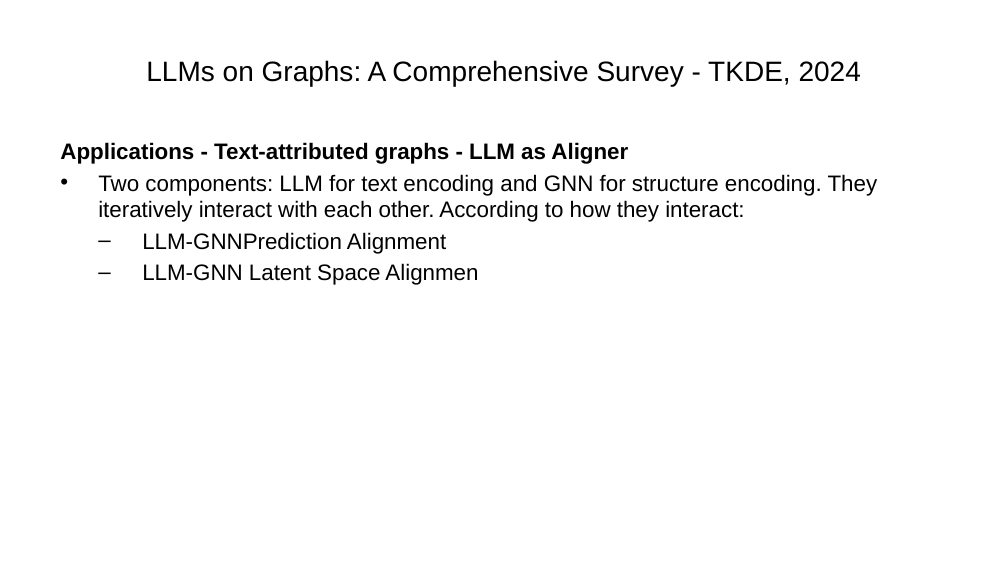
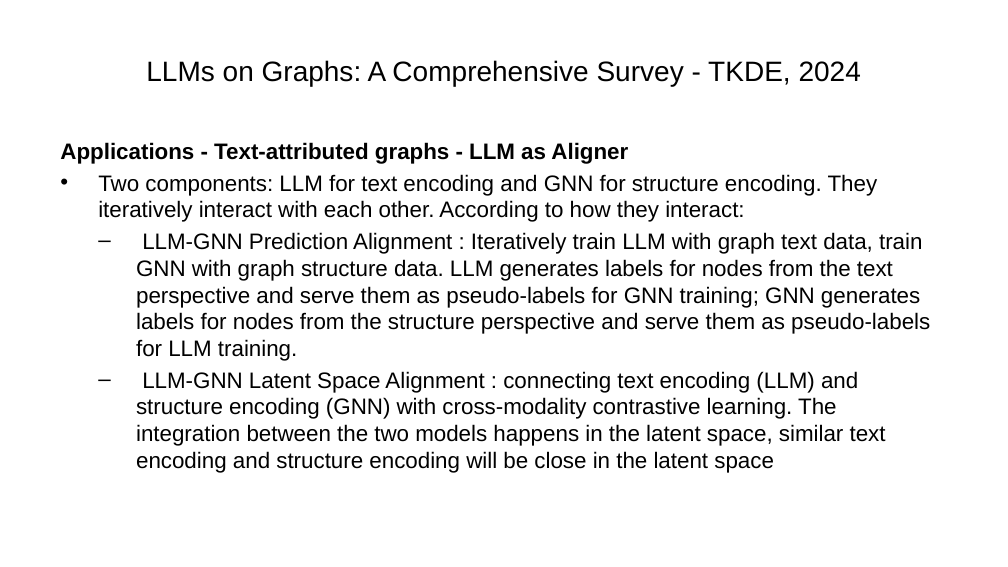
Before and after one commit to ManuelePasini/slides-markdown, a slide deck: slide 10 of graph_llm.pptx. Drawn at 1008x567 pixels with LibreOffice and Linux fonts; fonts in the diff are those of the drawing. Boxes give left, top, right and bottom in pixels: in the first picture for what was removed or moved away, otherwise in the second. Text is boxed around its words. In the diff, an @@ line names an element or a change of style, - is before the commit and + after.

```diff
--- a/graph_llm.pptx
+++ b/graph_llm.pptx
@@ text at (136, 232, 930, 473): text changed @@
-  – LLM-GNNPrediction Alignment
-  – LLM-GNN Latent Space Alignmen
+  – LLM-GNN Prediction Alignment : Iteratively train LLM with graph text data, train GNN with graph structure data. LLM generates labels for nodes from the text perspective and serve them as pseudo-labels for GNN training; GNN generates labels for nodes from the structure perspective and serve them as pseudo-labels for LLM training.
+  – LLM-GNN Latent Space Alignment : connecting text encoding (LLM) and structure encoding (GNN) with cross-modality contrastive learning. The integration between the two models happens in the latent space, similar text encoding and structure encoding will be close in the latent space
```
Also in this commit, not shown: 1 other slide changed, 2 slides added, 5 other files.
